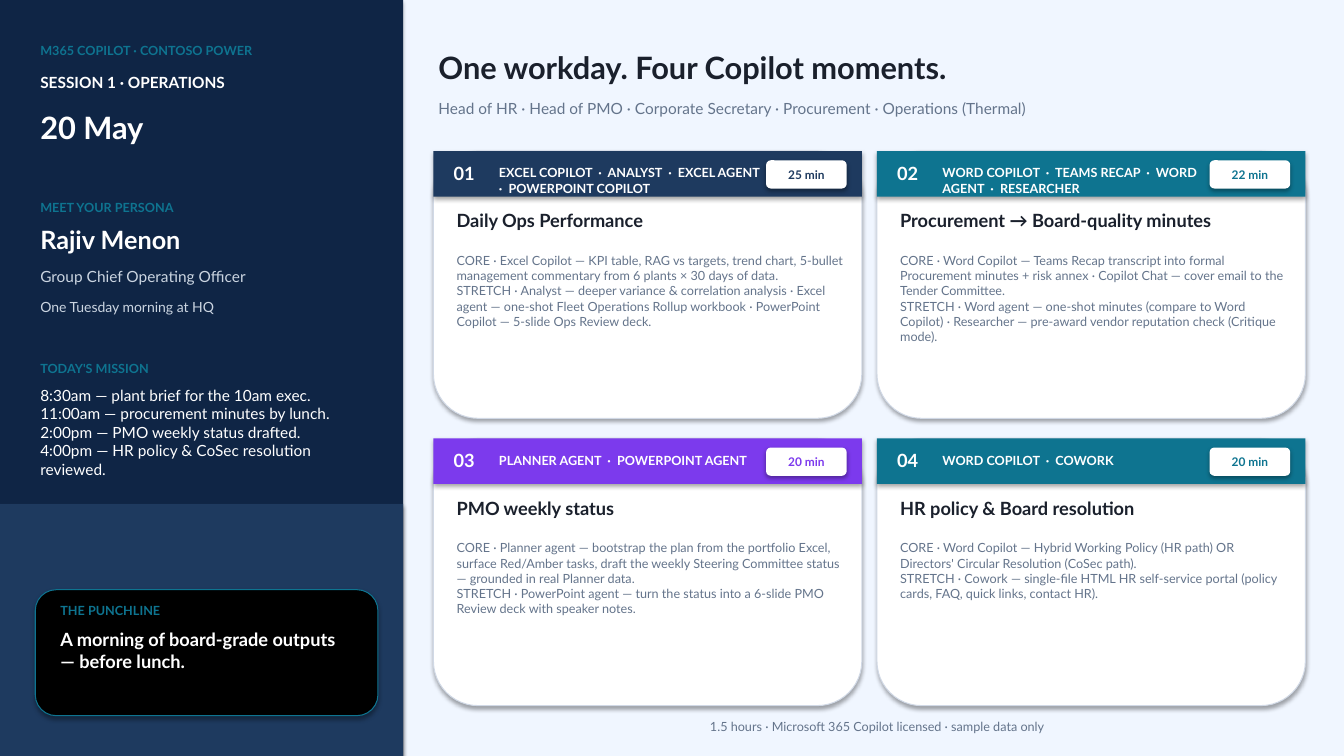
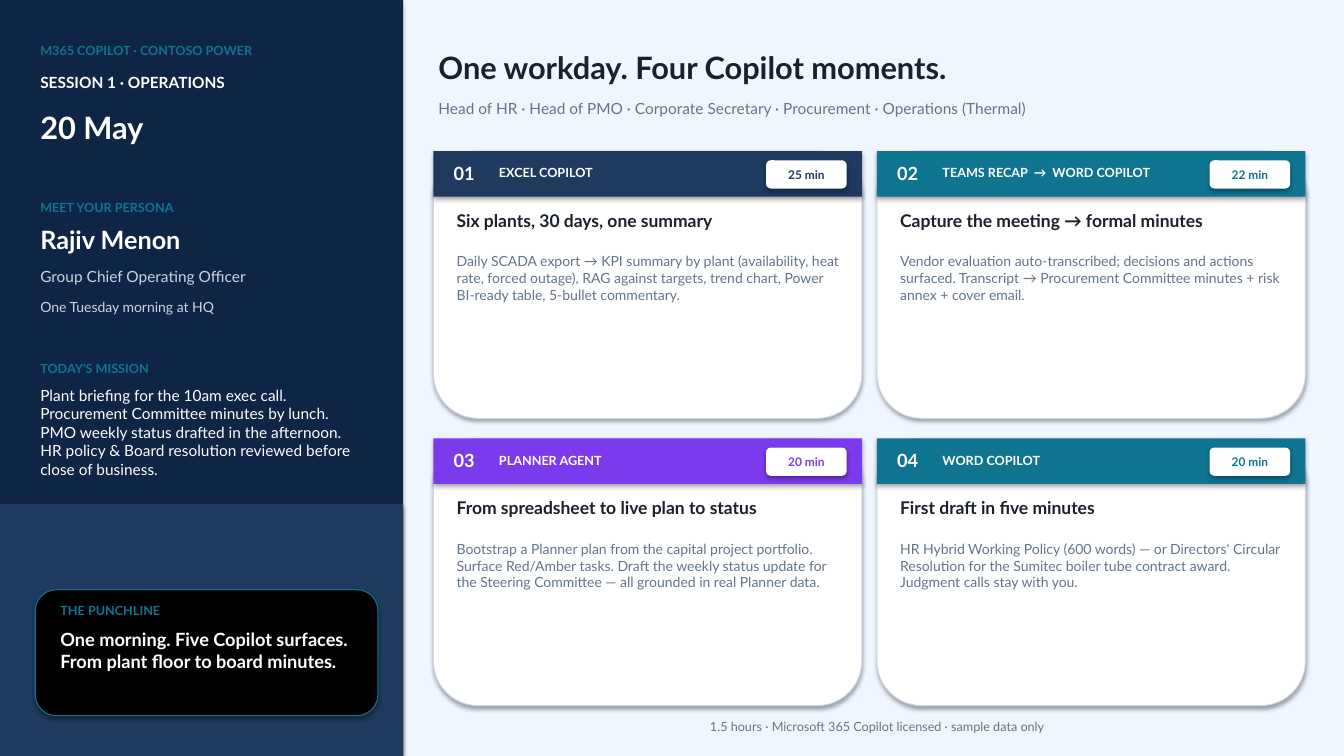
Before and after one commit to steffiyappy/contoso-power-copilot-immersion, a slide deck: slide 1 of Contoso Power Story - 20 May (Operations).pptx. Drawn at 1344x756 pixels with LibreOffice and Linux fonts; fonts in the diff are those of the drawing. Boxes give left, top, right and bottom in pixels: in the first picture for what was removed or moved away, otherwise in the second. Text is boxed around its words. In the diff, an @@ line names an element or a change of style, - is before the commit and + after.

```diff
--- a/Contoso Power Story - 20 May (Operations).pptx
+++ b/Contoso Power Story - 20 May (Operations).pptx
@@ text at (x1=499, y1=167, x2=593, y2=177): text changed @@
-EXCEL COPILOT · ANALYST · EXCEL AGENT · POWERPOINT COPILOT
+EXCEL COPILOT
@@ text at (x1=942, y1=167, x2=1151, y2=177): text changed @@
-WORD COPILOT · TEAMS RECAP · WORD AGENT · RESEARCHER
+TEAMS RECAP → WORD COPILOT
@@ text at (x1=457, y1=214, x2=712, y2=230): text changed; size 13 to 12.5 pt @@
-Daily Ops Performance
+Six plants, 30 days, one summary
@@ text at (x1=900, y1=214, x2=1203, y2=230): text changed; size 13 to 12.5 pt @@
-Procurement → Board-quality minutes
+Capture the meeting → formal minutes
@@ text at (x1=457, y1=255, x2=839, y2=303): text changed; size 9 to 10 pt @@
-CORE · Excel Copilot — KPI table, RAG vs targets, trend chart, 5-bullet management commentary from 6 plants × 30 days of data.
-STRETCH · Analyst — deeper variance & correlation analysis · Excel agent — one-shot Fleet Operations Rollup workbook · PowerPoint Copilot — 5-slide Ops Review deck.
+Daily SCADA export → KPI summary by plant (availability, heat rate, forced outage), RAG against targets, trend chart, Power BI-ready table, 5-bullet commentary.
@@ text at (x1=900, y1=255, x2=1280, y2=300): text changed; size 9 to 10 pt @@
-CORE · Word Copilot — Teams Recap transcript into formal Procurement minutes + risk annex · Copilot Chat — cover email to the Tender Committee.
-STRETCH · Word agent — one-shot minutes (compare to Word Copilot) · Researcher — pre-award vendor reputation check (Critique mode).
+Vendor evaluation auto-transcribed; decisions and actions surfaced. Transcript → Procurement Committee minutes + risk annex + cover email.
@@ text at (x1=40, y1=389, x2=350, y2=475): text changed @@
-8:30am — plant brief for the 10am exec.
-11:00am — procurement minutes by lunch.
-2:00pm — PMO weekly status drafted.
-4:00pm — HR policy & CoSec resolution reviewed.
+Plant briefing for the 10am exec call.
+Procurement Committee minutes by lunch.
+PMO weekly status drafted in the afternoon.
+HR policy & Board resolution reviewed before close of business.
@@ text at (x1=499, y1=456, x2=602, y2=465): text changed @@
-PLANNER AGENT · POWERPOINT AGENT
+PLANNER AGENT
@@ text at (x1=942, y1=455, x2=1041, y2=465): text changed @@
-WORD COPILOT · COWORK
+WORD COPILOT
@@ text at (x1=457, y1=501, x2=757, y2=517): text changed; size 13 to 12.5 pt @@
-PMO weekly status
+From spreadsheet to live plan to status
@@ text at (x1=900, y1=501, x2=1095, y2=514): text changed; size 13 to 12.5 pt @@
-HR policy & Board resolution
+First draft in five minutes
@@ text at (x1=457, y1=543, x2=827, y2=590): text changed; size 9 to 10 pt @@
-CORE · Planner agent — bootstrap the plan from the portfolio Excel, surface Red/Amber tasks, draft the weekly Steering Committee status — grounded in real Planner data.
-STRETCH · PowerPoint agent — turn the status into a 6-slide PMO Review deck with speaker notes.
+Bootstrap a Planner plan from the capital project portfolio. Surface Red/Amber tasks. Draft the weekly status update for the Steering Committee — all grounded in real Planner data.
@@ text at (x1=900, y1=543, x2=1280, y2=590): text changed; size 9 to 10 pt @@
-CORE · Word Copilot — Hybrid Working Policy (HR path) OR Directors' Circular Resolution (CoSec path).
-STRETCH · Cowork — single-file HTML HR self-service portal (policy cards, FAQ, quick links, contact HR).
+HR Hybrid Working Policy (600 words) — or Directors' Circular Resolution for the Sumitec boiler tube contract award. Judgment calls stay with you.
@@ text at (x1=60, y1=632, x2=347, y2=671): text changed @@
-A morning of board-grade outputs — before lunch.
+One morning. Five Copilot surfaces.
+From plant floor to board minutes.
```
Also in this commit, not shown: 2 other files.
